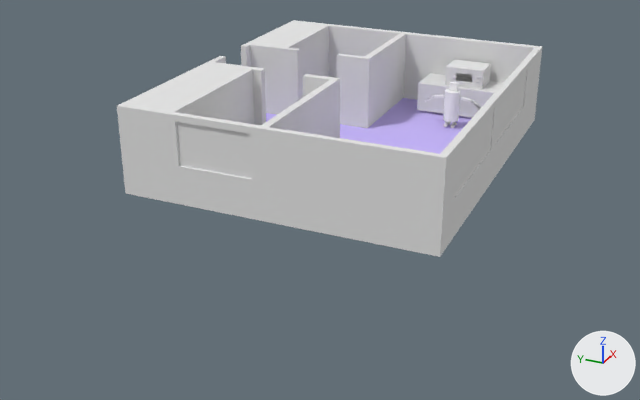
Before and after pictures for a commit that changed the Blender file KILL.blend.
The view is the same before and after, from a 50 mm camera at (-61.2, -24.9, 22.7) aimed at (-11.2, -2.4, -2.3). The axes (+X, +Y, +Z) are drawn at lower right. The lights are the same throughout.

Objects in the first picture: 'Bodenplatte', 'Kommode', 'Mikro', 'Mirror', 'Mirror.001', 'Mirror.002', 'Room', 'Torso'.
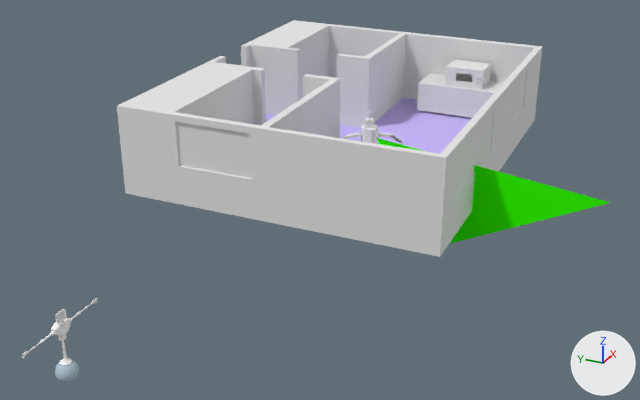
ob_rob01 is not drawn itself; it is the parent of ob_torso.

Boxes [x1, y1, x2, y2] around the edits, measured in the pictures (640 x 400 px):
'LaserPlane', shown: after [376, 138, 610, 244]
'Torso', moved, turned: before [443, 89, 460, 122]; after [361, 124, 379, 144]
'Kugel', added: after [55, 360, 79, 383]
'Torso.001', added: after [51, 318, 71, 341]
'Kopf', moved, turned: before [449, 82, 459, 91]; after [365, 118, 375, 128]
'Staender', added: after [60, 341, 72, 366]
'Bildschirm_Gross', added: after [55, 309, 67, 324]
'OberArmRechts', moved, turned: before [461, 97, 472, 102]; after [348, 133, 360, 138]
'OberArmRechts.001', moved, turned: before [434, 95, 444, 98]; after [380, 133, 391, 137]
'UnterArmRechts.001', moved, turned: before [424, 96, 434, 103]; after [391, 135, 402, 143]
'UnterArmRechts', moved, turned: before [471, 100, 481, 109]; after [342, 135, 348, 139]
'Antenne', moved, turned (not visible before): after [368, 111, 372, 115]
'Cube.002', moved, turned (not visible before): after [392, 134, 401, 143]
'Sphere.007', moved, turned (not visible afterwards): before [450, 124, 455, 128]
'Sphere.006', moved, turned (not visible afterwards): before [443, 123, 448, 127]
'Sphere.005', moved, turned (not visible afterwards): before [453, 122, 457, 126]

What changed in the scene script:
```text
Add mat_chrome_2:
    mat_chrome_2 = diffuse_material('Chrome 2')
    mat_chrome_2.base_color = (0.958, 0.958, 0.958)  # white #fafafa
Add mat_kugel:
    mat_kugel = diffuse_material('Kugel')
    mat_kugel.base_color = (0.443, 0.57, 0.655)  # blue #b2c7d4
Add mat_material_001:
    mat_material_001 = diffuse_material('Material.001')
    mat_material_001.base_color = (0.964, 0.951, 0.939)  # white #fbf9f8
Add mat_line:
    mat_line = diffuse_material('Line')
    mat_line.base_color = (0.8, 0.8, 0.8)  # white #e7e7e7
Add me_cylinder_002:
    me_cylinder_002.from_pydata(...)  # 194 vertices, 224 faces; spans x -0.51..0.51, y -0.51..0.51, z -1.42..1.0
    me_cylinder_002.polygons.foreach_set('use_smooth', [True] * 224)
    me_cylinder_002.materials.append(mat_chrome_2)  # white #fafafa
Add me_sphere_009:
    me_sphere_009.from_pydata(...)  # 2562 vertices, 5120 faces; spans x -1.0..1.0, y -1.0..1.0, z -1.0..1.0
    me_sphere_009.polygons.foreach_set('use_smooth', [True] * 5120)
    me_sphere_009.materials.append(mat_kugel)  # blue #b2c7d4
Add me_cube_009:
    me_cube_009.from_pydata(...)  # 51 vertices, 98 faces; spans x -1.0..1.0, y -1.0..1.0, z -1.0..1.0
    me_cube_009.polygons.foreach_set('use_smooth', [True] * 98)
    # faces by material slot: [2, 96]
    me_cube_009.materials.append(mat_material_001)  # white #fbf9f8
Add me_cube_008:
    me_cube_008.from_pydata(...)  # 213 vertices, 192 faces; spans x -1.79..0.0, y -1.0..1.0, z -2.19..1.91
    me_cube_008.polygons.foreach_set('use_smooth', [True] * 192)
    me_cube_008.materials.append(mat_material_001)  # white #fbf9f8
Change ob_rob01:
    ob_rob01.location: (1.867, -1.499, -0.718) -> (-0.879, -0.714, -0.718)
    ob_rob01.rotation_euler: (0.0, 0.0, 0.0) -> (0.0, 0.0, -2.596)  # degrees (0, 0, 0) -> degrees (0, 0, -149)
Change ob_laserplane:
    remove ob_laserplane.hide_set(True)  # its collection is switched off
Add ob_staender:
    ob_staender = bpy.data.objects.new('Staender', me_cylinder_002)
    ob_staender.location = (-30.92, 3.55, -3.7)
    ob_staender.scale = (0.678, 0.678, 0.678)
    _m = ob_staender.modifiers.new('Subsurf', 'SUBSURF')
    _m.levels = 2
Add ob_kugel:
    ob_kugel = bpy.data.objects.new('Kugel', me_sphere_009)
    ob_kugel.location = (-30.92, 3.55, -5.23)
    ob_kugel.scale = (0.629, 0.629, 0.629)
Add ob_bildschirm_gross:
    ob_bildschirm_gross = bpy.data.objects.new('Bildschirm_Gross', me_cube_009)
    ob_bildschirm_gross.location = (-30.92, 3.44, -1.78)
    ob_bildschirm_gross.rotation_euler = (-0.0795, 0.0, 0.0)  # degrees (-4.6, 0, 0)
    ob_bildschirm_gross.scale = (0.349, 0.0459, 0.286)
    ob_bildschirm_gross.material_slots[0].link = 'OBJECT'; ob_bildschirm_gross.material_slots[0].material = mat_line  # its picture is missing
Add ob_torso_001:
    ob_torso_001 = bpy.data.objects.new('Torso.001', me_cube_008)
    ob_torso_001.location = (-30.92, 3.53, -2.47)
    ob_torso_001.rotation_euler = (0.0, -3.142, 0.0)  # degrees (0, -180, 0)
    ob_torso_001.scale = (-0.346, -0.248, -0.346)
    _m = ob_torso_001.modifiers.new('Mirror', 'MIRROR')
    _m.use_clip = True
    _m.merge_threshold = 0.167
    _m = ob_torso_001.modifiers.new('Subsurf', 'SUBSURF')
    _m.levels = 2
    _m.render_levels = 4
```
